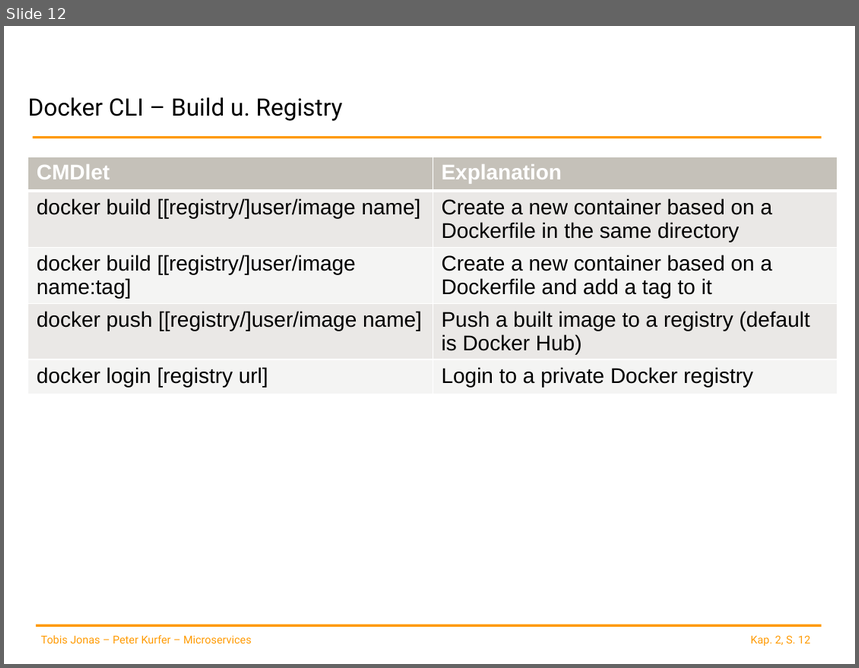
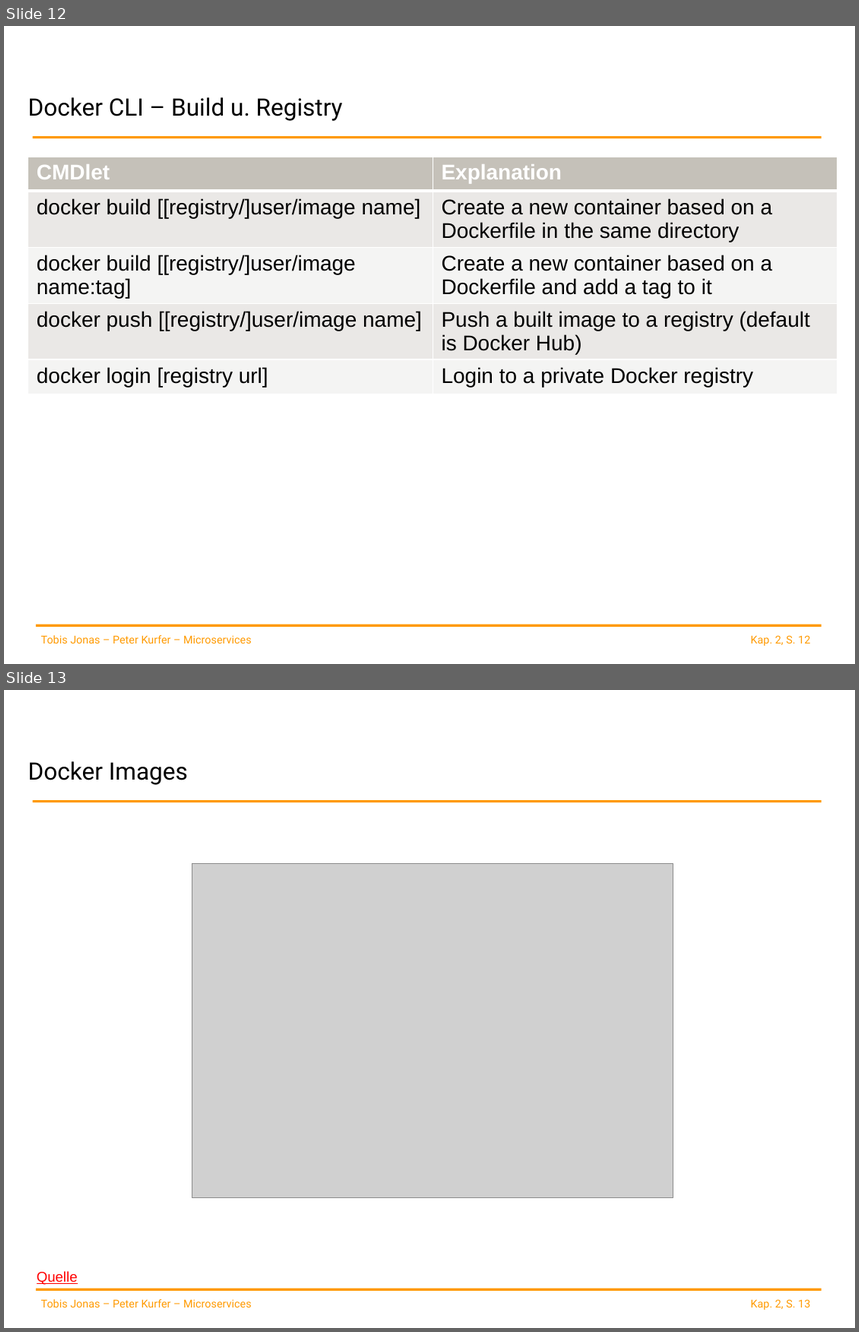
Before and after one commit to spoeck/Lectures, a slide deck: 02-Container-and-Provisioning/ContainerProvisioning.pptx. Shown one above the other, each under a label of ours: slide 12 before the commit, slides 12 and 13 after it. The pictures are 859x668 and 859x1332 pixels, drawn with LibreOffice and Linux fonts; fonts in the diff are those of the drawing; grey boxes stand for pictures; background and template pictures are left out. Boxes give left, top, right and bottom in pixels: in the first picture for what was removed or moved away, otherwise in the second. Text is boxed around its words. In the diff, an @@ line names an element or a change of style, - is before the commit and + after.

Commit message:
added slides about Docker image creation and Dockerfile spec

```diff
--- a/02-Container-and-Provisioning/ContainerProvisioning.pptx
+++ b/02-Container-and-Provisioning/ContainerProvisioning.pptx
@@ slide 13 added at <box>4,690,855,1328</box>, background #FFFFFF; not listed: 4 template elements that a slide beside it also shows @@
@@ title added at <box>28,761,188,785</box>, 20.3 pt, text #000000 @@
+Docker Images
@@ picture added at <box>192,863,673,1198</box> @@
@@ text added at <box>37,1271,78,1285</box>, 12 pt, text #FF0000, underline @@
+Quelle
```
Also in this commit, not shown: 2 slides changed, 5 other slides added.
